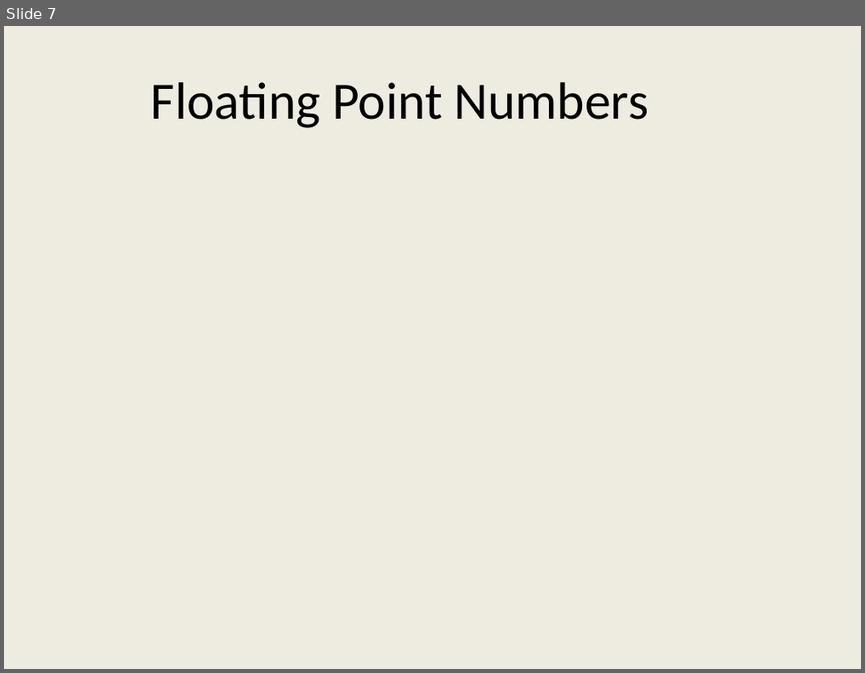
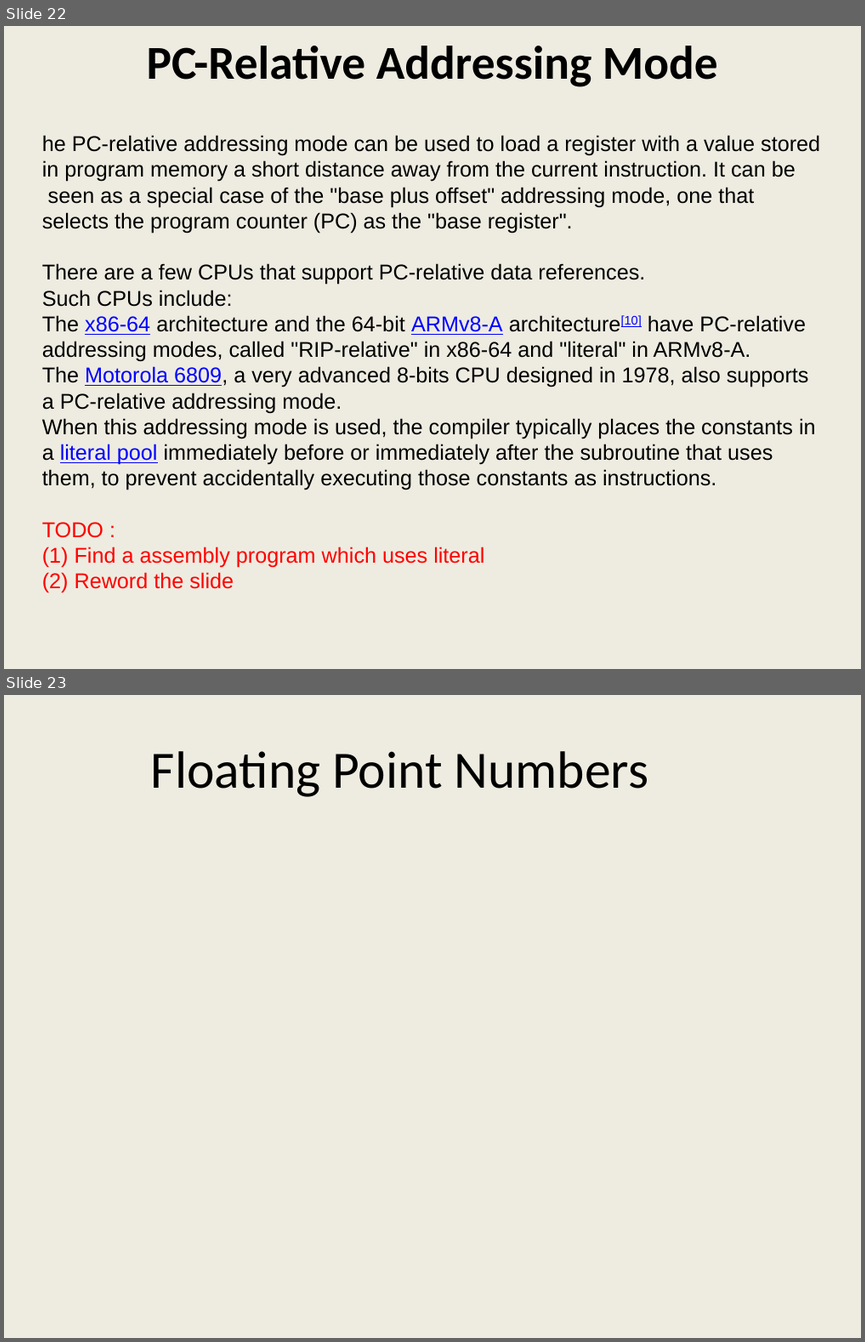
Before and after one commit to girishsukukumar/ARM-Architecture, a slide deck: Module-5.pptx. Shown one above the other, each under a label of ours: slide 7 before the commit, slides 22 and 23 after it. The pictures are 865x673 and 865x1342 pixels, drawn with LibreOffice and Linux fonts; fonts in the diff are those of the drawing. Boxes give left, top, right and bottom in pixels: in the first picture for what was removed or moved away, otherwise in the second. Text is boxed around its words. In the diff, an @@ line names an element or a change of style, - is before the commit and + after.

```diff
--- a/Module-5.pptx
+++ b/Module-5.pptx
@@ slide 22 added at (x1=4, y1=26, x2=861, y2=669), background #EEECE1 @@
@@ title added at (x1=147, y1=46, x2=718, y2=87), 39.6 pt, text #000000, bold @@
+PC-Relative Addressing Mode
@@ text added at (x1=42, y1=135, x2=820, y2=589), 18 pt, text #000000 @@
+he PC-relative addressing mode can be used to load a register with a value stored
+in program memory a short distance away from the current instruction. It can be
+seen as a special case of the "base plus offset" addressing mode, one that
+selects the program counter (PC) as the "base register".
+There are a few CPUs that support PC-relative data references.
+Such CPUs include:
+The x86-64 architecture and the 64-bit ARMv8-A architecture[10] have PC-relative
+addressing modes, called "RIP-relative" in x86-64 and "literal" in ARMv8-A.
+The Motorola 6809, a very advanced 8-bits CPU designed in 1978, also supports
+a PC-relative addressing mode.
+When this addressing mode is used, the compiler typically places the constants in
+a literal pool immediately before or immediately after the subroutine that uses
+them, to prevent accidentally executing those constants as instructions.
+TODO :
+(1) Find a assembly program which uses literal
+(2) Reword the slide
@@ what was slide 7 is now slide 23 @@
```
Also in this commit, not shown: 4 slides changed, 15 other slides added.
